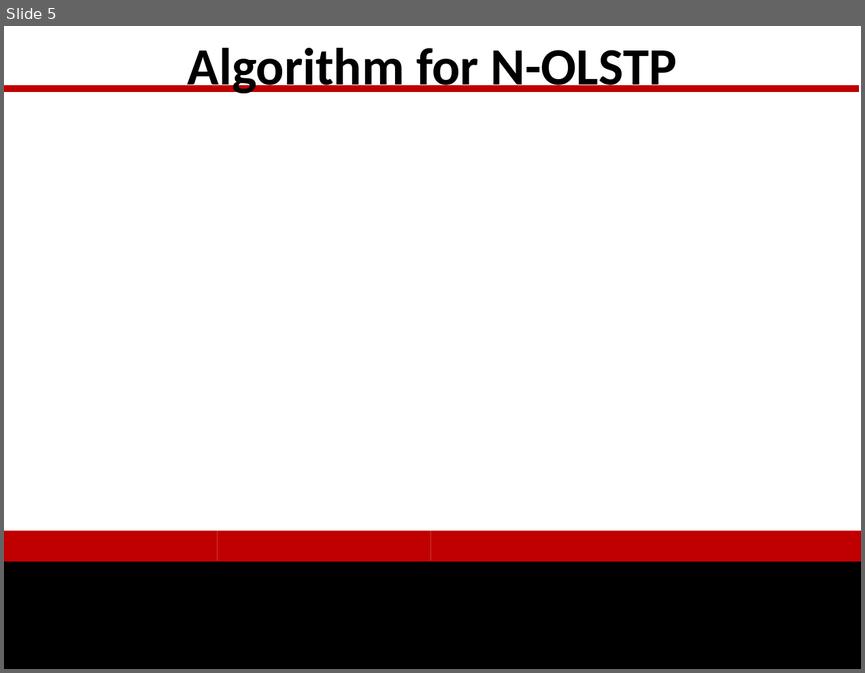
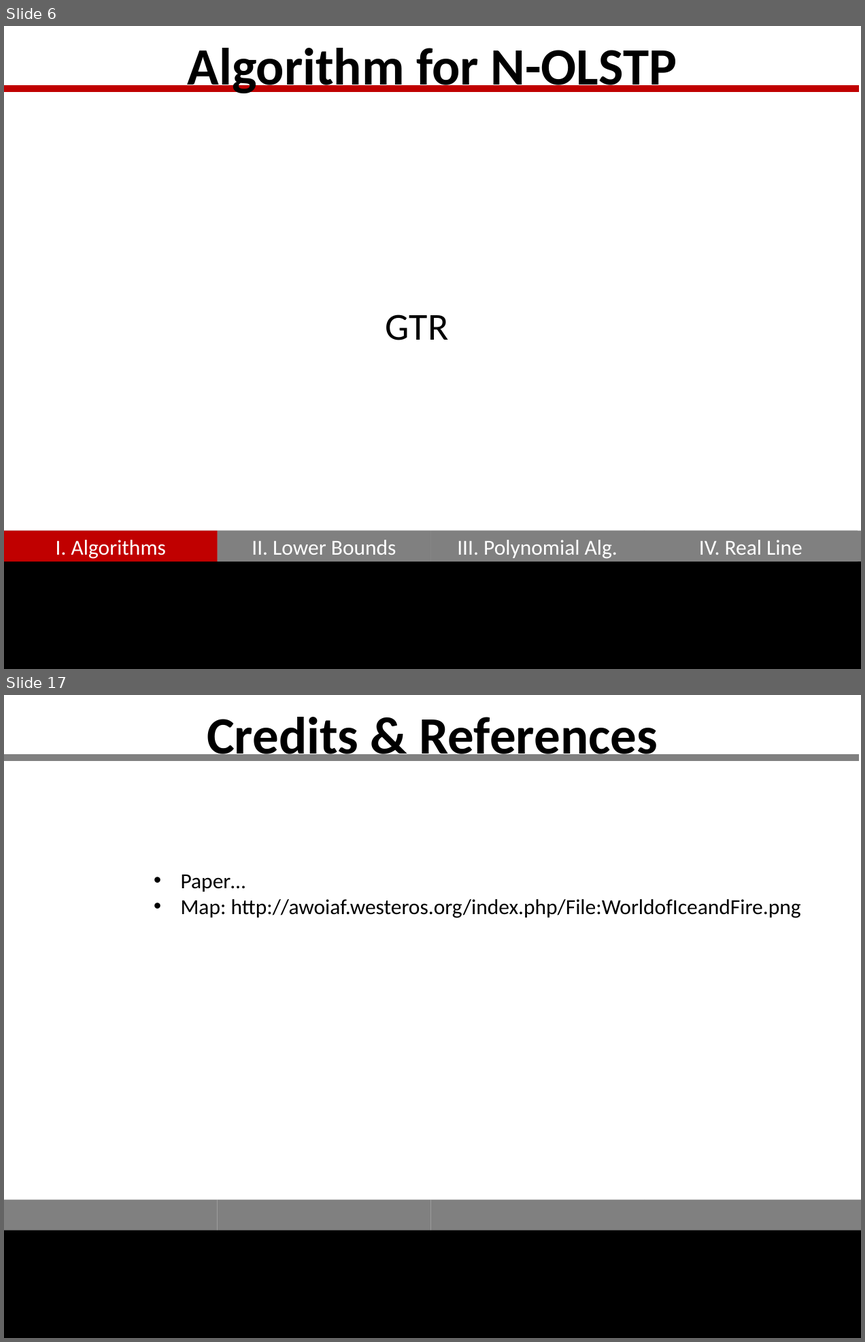
Before and after one commit to GraffL/talk-online-tsp, a slide deck: Präsentation43.pptx. Shown one above the other, each under a label of ours: slide 5 before the commit, slides 6 and 17 after it; the slides between them are not shown. The pictures are 865x673 and 865x1342 pixels, drawn with LibreOffice and Linux fonts; fonts in the diff are those of the drawing. Boxes give left, top, right and bottom in pixels: in the first picture for what was removed or moved away, otherwise in the second. Text is boxed around its words. In the diff, an @@ line names an element or a change of style, - is before the commit and + after.

```diff
--- a/Präsentation43.pptx
+++ b/Präsentation43.pptx
@@ slide 17 added at <box>4,695,861,1338</box>, background #FFFFFF; not listed: 5 template elements that a slide beside it also shows @@
@@ title added at <box>207,717,657,761</box>, 44 pt, text #000000, bold @@
+Credits & References
@@ text added at <box>181,874,801,918</box>, 18 pt, text #000000 @@
+• Paper…
+• Map: http://awoiaf.westeros.org/index.php/File:WorldofIceandFire.png
@@ rectangle added at <box>4,1229,861,1338</box>, fill #000000 @@
@@ what was slide 5 is now slide 6 @@
@@ slide 6 changed as well @@
@@ text added at <box>385,314,449,340</box>, 32 pt, text #000000 @@
+GTR
@@ rectangle added at <box>4,531,218,562</box>, fill #C00000, 18 pt, text #FFFFFF @@
+I. Algorithms
@@ rectangle added at <box>218,531,430,562</box>, fill #808080, 18 pt, text #FFFFFF @@
+II. Lower Bounds
@@ rectangle added at <box>430,531,644,562</box>, fill #808080, 18 pt, text #FFFFFF @@
+III. Polynomial Alg.
@@ fill #C00000 to #808080 in 4 elements at <box>4,531,218,562</box>, <box>218,531,430,562</box>, <box>430,531,644,562</box>, <box>644,531,861,562</box> @@
@@ rectangle added at <box>644,531,857,562</box>, fill #808080, 18 pt, text #FFFFFF @@
+IV. Real Line
```
Also in this commit, not shown: 2 other slides changed, 12 other slides added, 1 slide removed.
